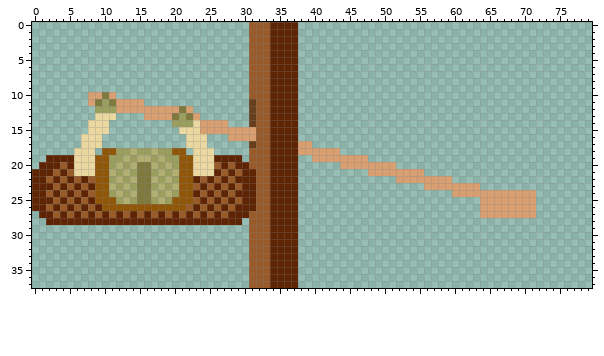
Edited in one commit: sprite sheet (Art/Tasks/Rowing/Active/CrewRowingA.png). Above, as it was before the edit.
The file is 160x76 pixels, drawn in blocks of 2x2; one block is one cell here. Colours within 5 levels of each other are drawn and written as one.
After:
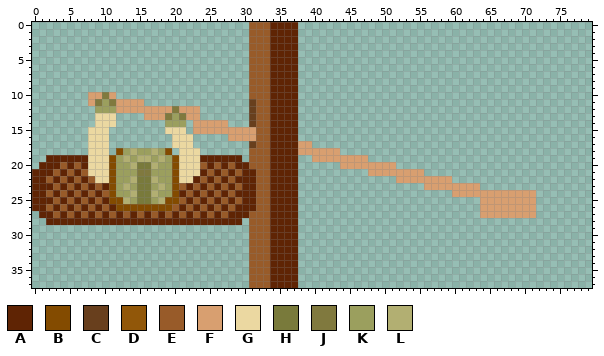
Palette (. is transparent): A #5f2404  B #834b00  C #683f1d  D #915709  E #985b29  F #d89f70  G #ebd8a1  H #797a3b  J #80793e  K #9b9f5e  L #b2af72
The commit says: Update rowing task to scale
From old to new:
@@ x 4..27 @@
 11 ....FJKJFFFF............
-12 .....KKKFFFFFFFFFJF.....
-13 .....GGG....FFFFJKJF....
-14 ....GGG.........KKKGFFFF
-15 ....GGG..........GGGFFFF
-16 ...GGG............GGG...
-17 ...GGG............GGG...
-18 ..GGG.DDKKLKKLKKDD.GGG..
-19 AAGGGDDKKLKLLKLKKDDGGGAA
-20 EAGGGDDKLKLJJLKLKDDGGGEA
-21 AEGGGDDLKLKJJKLKLDDGGGAE
-22 EAEAEDDKLKLJJLKLKDDAEAEA
-23 AEAEADDLKLKJJKLKLDDEAEAE
-24 EAEAEDDKLKLJJLKLKDDAEAEA
-25 AEAEADDDKLKJJKLKDDDEAEAE
-26 EAEAEADDDDDDDDDDDDEAEAEA
+12 .....KKKFFFFFFFFJFFF....
+13 .....GGG....FFFJKJFF....
+14 .....GGG.......KKK.FFFFF
+15 ....GGG........GGG.FFFFF
+16 ....GGG.........GGG.....
+17 ....GGG.........GGG.....
+18 ....GGG.BKLKKLKB.GGG....
+19 AAAAGGGBKLKLLKLKBGGGAAAA
+20 EAEAGGGBKKLHHLKKBGGGEAEA
+21 AEAEGGGBKKKJJKKKBGGGAEAE
+22 EAEAEGGBKKLHHLKKBGGAEAEA
+23 AEAEAEABKLKHHKLKBEAEAEAE
+24 EAEAEAEBKKLHHLKKBAEAEAEA
+25 AEAEAEABBLKHHKLBBEAEAEAE
+26 EAEAEAEABBBBBBBBEAEAEAEA
 27 AEAEAEAEAEAEAEAEAEAEAEAE
Where, in picture pixels (left, top, right, bottom), the same in both pictures:
changed: (74, 106, 214, 211)
